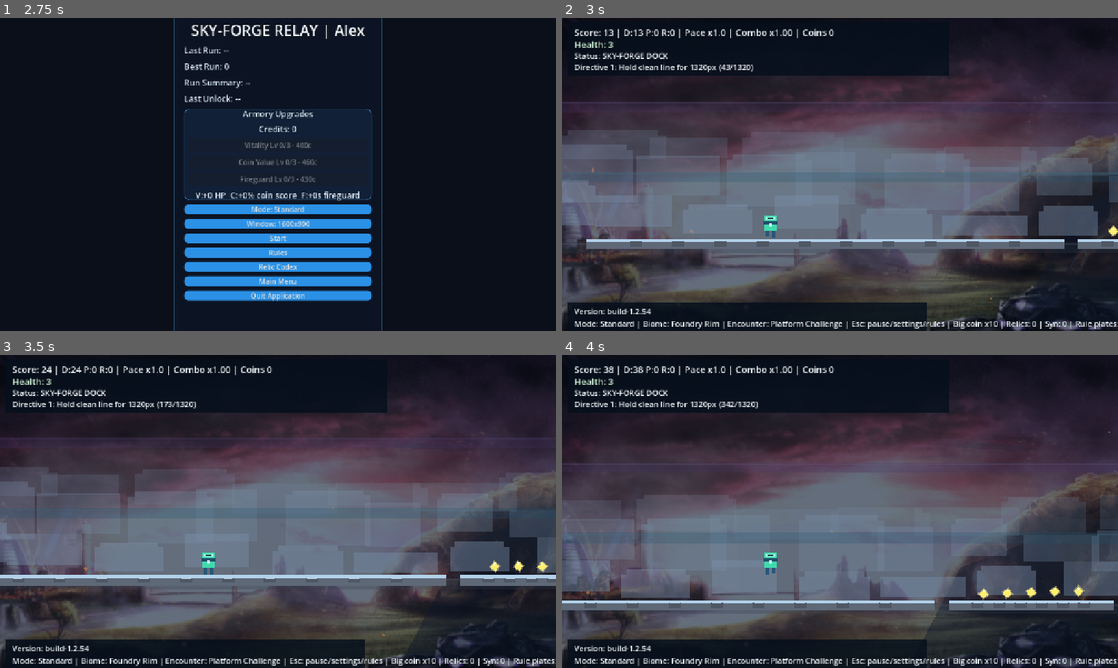
Above: before the commit, frames 1-4 (two rows, left to right).
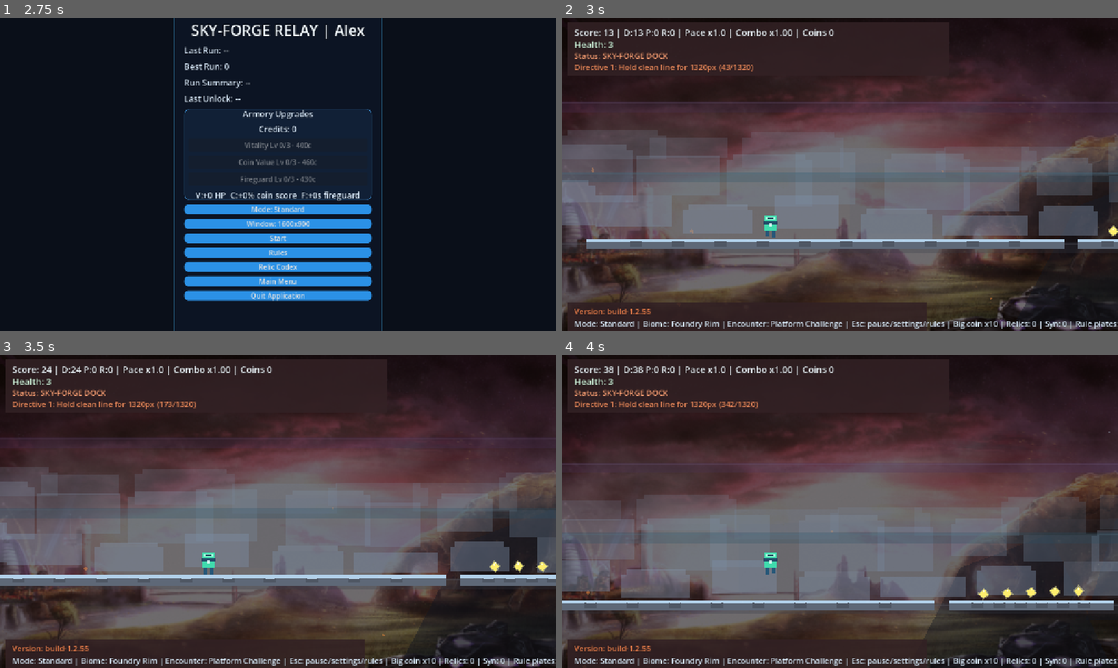
Above: after the commit, the same moments.

Repository: DKE-DEV-33/Endless-Runner-Redux
Game: Godot game, scene res://scenes/Splash.tscn
Two runs of this game, one before a commit and one after it. Both use one fixed random seed, a clock stepped at 60 frames per second and the inputs below.
Inputs (mouse positions are in pixels of both pictures, inside the frame that each line leads up to):
- Up to frame 1 (2.75 s): click "New Game" at 0.5 s; click (278, 146) at 1.27 s; type "Alex" at 1.35 s; click "Create + Start" at 2 s
- Up to frame 2 (3 s): click "Start" at 2.75 s
- Up to frame 3 (3.5 s): no input
- Up to frame 4 (4 s): tap Enter at 3.5 s; hold Right (ui_right) from 3.53 s (still down); tap Space (jump) at 3.77 s

Frame 1 is identical in both runs. In frame 2, 16% of the frame differs, in the area x 1-70%, y 1-100%; in frame 3, 16%; in frame 4, 16%.

Commit message:
Add biome transition card and UI accent themes

Diff:
--- a/scenes/Main.tscn
+++ b/scenes/Main.tscn
@@ -178,6 +178,61 @@
 mouse_filter = 2
 color = Color(1, 0.8, 0.38, 0.0)
 
+[node name="BiomeTransitionShade" type="ColorRect" parent="CanvasLayer"]
+visible = false
+anchors_preset = 15
+anchor_right = 1.0
+anchor_bottom = 1.0
+grow_horizontal = 2
+grow_vertical = 2
+mouse_filter = 2
+color = Color(0.01, 0.02, 0.05, 0.0)
+
+[node name="BiomeTransitionPanel" type="Panel" parent="CanvasLayer"]
+visible = false
+anchors_preset = 8
+anchor_left = 0.5
+anchor_top = 0.5
+anchor_right = 0.5
+anchor_bottom = 0.5
+offset_left = -320.0
+offset_top = -110.0
+offset_right = 320.0
+offset_bottom = 110.0
+grow_horizontal = 2
+grow_vertical = 2
+theme_override_styles/panel = SubResource("4")
+
+[node name="VBox" type="VBoxContainer" parent="CanvasLayer/BiomeTransitionPanel"]
+anchors_preset = 15
+anchor_right = 1.0
+anchor_bottom = 1.0
+offset_left = 24.0
+offset_top = 22.0
+offset_right = -24.0
+offset_bottom = -22.0
+grow_horizontal = 2
+grow_vertical = 2
+theme_override_constants/separation = 8
+
+[node name="AccentBar" type="ColorRect" parent="CanvasLayer/BiomeTransitionPanel/VBox"]
+layout_mode = 2
+custom_minimum_size = Vector2(0, 8)
+color = Color(0.31, 0.75, 1, 0.95)
+
+[node name="TitleLabel" type="Label" parent="CanvasLayer/BiomeTransitionPanel/VBox"]
+layout_mode = 2
+text = "FOUNDRY RIM"
+horizontal_alignment = 1
+label_settings = SubResource("2")
+
+[node name="SubtitleLabel" type="Label" parent="CanvasLayer/BiomeTransitionPanel/VBox"]
+layout_mode = 2
+text = "Ember-fed scaffolds and iron silhouettes"
+horizontal_alignment = 1
+autowrap_mode = 2
+label_settings = SubResource("3")
+
 [node name="PauseLayer" type="CanvasLayer" parent="."]
 
 [node name="PauseBackdrop" type="ColorRect" parent="PauseLayer"]
--- a/scripts/main.gd
+++ b/scripts/main.gd
@@ -1,5 +1,5 @@
 extends Node2D
-const BUILD_VERSION: String = "build-1.2.54"
+const BUILD_VERSION: String = "build-1.2.55"
 
 const PLATFORM_THICKNESS: float = 24.0
 const PLAYER_AHEAD_SPAWN: float = 1650.0
@@ -30,10 +30,13 @@
 const RELIC_DRAFT_SAFE_Y_DELTA: float = 170.0
 const RELIC_DRAFT_STABLE_SECONDS: float = 0.28
 const BIOME_THEME_COLORS: Array[Color] = [
-	Color(0.04, 0.07, 0.12), # Foundry Rim (cool steel blue)
-	Color(0.05, 0.16, 0.20), # Rift Span (teal-cyan)
-	Color(0.17, 0.07, 0.08), # Ember Vault (red-ember)
+	Color(0.10, 0.05, 0.03), # Foundry Rim
+	Color(0.03, 0.10, 0.14), # Rift Span
+	Color(0.15, 0.04, 0.08), # Ember Vault
 ]
+const BIOME_TRANSITION_SHADE_ALPHA: float = 0.52
+const BIOME_TRANSITION_PANEL_HOLD: float = 1.55
+const BIOME_TRANSITION_FADE: float = 0.34
 const RELIC_LIBRARY: Dictionary = {
 	"aegis_shard": {"name": "Aegis Shard", "effect": "Gain a shield charge now.", "rarity": "common", "weight": 1.00},
 	"vitality_cell": {"name": "Vitality Cell", "effect": "Restore 1 health immediately.", "rarity": "common", "weight": 1.00},
@@ -126,9 +129,30 @@
 	Color(0.09, 0.06, 0.13), # Rift violet
 ]
 const BIOMES: Array[Dictionary] = [
-	{"name": "Foundry Rim", "hazard_mult": 0.95, "coin_bonus": 1},
-	{"name": "Rift Span", "hazard_mult": 1.18, "coin_bonus": 0},
-	{"name": "Ember Vault", "hazard_mult": 1.06, "coin_bonus": 2},
+	{
+		"name": "Foundry Rim",
+		"tagline": "Ember-fed scaffolds and iron silhouettes",
+		"hazard_mult": 0.95,
+		"coin_bonus": 1,
+		"accent": Color(1.0, 0.47, 0.23),
+		"accent_soft": Color(0.67, 0.23, 0.14),
+	},
+	{
+		"name": "Rift Span",
+		"tagline": "Signal fog, scanlight, and fractured rails",
+		"hazard_mult": 1.18,
+		"coin_bonus": 0,
+		"accent": Color(0.22, 0.82, 1.0),
+		"accent_soft": Color(0.08, 0.36, 0.52),
+	},
+	{
+		"name": "Ember Vault",
+		"tagline": "Cathedral heat and crimson pressure",
+		"hazard_mult": 1.06,
+		"coin_bonus": 2,
+		"accent": Color(1.0, 0.28, 0.50),
+		"accent_soft": Color(0.48, 0.12, 0.24),
+	},
 ]
 const GAMEPLAY_MUSIC_PATH: String = "res://assets/audio/gameplay_music.mp3"
 
@@ -145,6 +169,14 @@
 @onready var legend_label: Label = $CanvasLayer/LegendLabel
 @onready var version_label: Label = $CanvasLayer/VersionLabel
 @onready var relic_flash: ColorRect = $CanvasLayer/RelicFlash
+@onready var hud_top_card: ColorRect = $CanvasLayer/HUDTopCard
+@onready var hud_bottom_card: ColorRect = $CanvasLayer/HUDBottomCard
+@onready var legend_card: ColorRect = $CanvasLayer/LegendCard
+@onready var biome_transition_shade: ColorRect = $CanvasLayer/BiomeTransitionShade
+@onready var biome_transition_panel: Panel = $CanvasLayer/BiomeTransitionPanel
+@onready var biome_transition_accent_bar: ColorRect = $CanvasLayer/BiomeTransitionPanel/VBox/AccentBar
+@onready var biome_transition_title_label: Label = $CanvasLayer/BiomeTransitionPanel/VBox/TitleLabel
+@onready var biome_transition_subtitle_label: Label = $CanvasLayer/BiomeTransitionPanel/VBox/SubtitleLabel
 @onready var pause_layer: CanvasLayer = $PauseLayer
 @onready var pause_backdrop: ColorRect = $PauseLayer/PauseBackdrop
 @onready var pause_panel: Panel = $PauseLayer/PausePanel
@@ -268,6 +300,11 @@
 var atmosphere_smog: Array[Dictionary] = []
 var segments_since_drop_through: int = 0
 var lane_guides: Array[Dictionary] = []
+var pause_panel_style_base: StyleBoxFlat
+var pause_button_style_normal_base: StyleBoxFlat
+var pause_button_style_hover_base: StyleBoxFlat
+var pause_button_style_pressed_base: StyleBoxFlat
+var biome_transition_tween: Tween
 
 func _ready() -> void:
 	_setup_run_mode_and_seed()
@@ -289,8 +326,10 @@
 	_init_encounter_director()
 	_prewarm_post_bootstrap_route()
 	next_rift_at = rng.randf_range(RIFT_MIN_SECONDS, RIFT_MAX_SECONDS)
+	_cache_ui_theme_bases()
 	_apply_biome_for_section(0, false)
 	_apply_section_theme(0)
+	_apply_biome_ui_theme(false)
 	score_label.text = "Score: 0"
 	_refresh_health_label()
 	status_label.text = "Status: SKY-FORGE DOCK"
@@ -1760,6 +1799,7 @@
 	current_biome_index = next_idx
 	_update_biome_music()
 	if changed and announce:
+		_show_biome_transition_card()
 		_set_info_notice("Entering %s" % _current_biome().get("name", "Sky-Forge"), 3.0)
 
 func _current_biome() -> Dictionary:
@@ -1809,6 +1849,121 @@
 	_tint_atmosphere_decor(theme_color)
 	_tint_parallax_layers(theme_color)
 	_tint_lane_guides(theme_color)
+	_apply_biome_ui_theme()
+
+func _biome_accent_color() -> Color:
+	return Color(_current_biome().get("accent", Color(0.31, 0.75, 1.0)))
+
+func _biome_soft_color() -> Color:
+	return Color(_current_biome().get("accent_soft", Color(0.10, 0.24, 0.38)))
+
+func _cache_ui_theme_bases() -> void:
+	if pause_panel_style_base == null:
+		pause_panel_style_base = (pause_panel.get_theme_stylebox("panel").duplicate() as StyleBoxFlat)
+	if pause_button_style_normal_base == null:
+		pause_button_style_normal_base = (resume_button.get_theme_stylebox("normal").duplicate() as StyleBoxFlat)
+	if pause_button_style_hover_base == null:
+		pause_button_style_hover_base = (resume_button.get_theme_stylebox("hover").duplicate() as StyleBoxFlat)
+	if pause_button_style_pressed_base == null:
+		pause_button_style_pressed_base = (resume_button.get_theme_stylebox("pressed").duplicate() as StyleBoxFlat)
+
+func _apply_biome_ui_theme(animate_transition_card: bool = true) -> void:
+	var accent: Color = _biome_accent_color()
+	var accent_soft: Color = _biome_soft_color()
+	hud_top_card.color = Color(
+		clampf(0.05 + accent_soft.r * 0.22, 0.0, 1.0),
+		clampf(0.07 + accent_soft.g * 0.26, 0.0, 1.0),
+		clampf(0.10 + accent_soft.b * 0.30, 0.0, 1.0),
+		0.86
+	)
+	hud_bottom_card.color = hud_top_card.color
+	legend_card.color = hud_top_card.color.darkened(0.04)
+	score_label.modulate = Color(1.0, 1.0, 1.0, 1.0)
+	health_label.modulate = Color(1.0, 1.0, 1.0, 1.0)
+	status_label.modulate = accent.lightened(0.28)
+	mission_label.modulate = accent.lightened(0.18)
+	info_label.modulate = Color(0.92, 0.96, 1.0, 1.0)
+	legend_label.modulate = Color(0.92, 0.96, 1.0, 1.0)
+	version_label.modulate = accent.lightened(0.10)
+	relic_flash.color = accent.lightened(0.18)
+
+	if pause_panel_style_base != null:
+		var pause_style: StyleBoxFlat = pause_panel_style_base.duplicate()
+		pause_style.bg_color = Color(
+			clampf(0.05 + accent_soft.r * 0.22, 0.0, 1.0),
+			clampf(0.07 + accent_soft.g * 0.24, 0.0, 1.0),
+			clampf(0.11 + accent_soft.b * 0.26, 0.0, 1.0),
+			0.96
+		)
+		pause_style.border_color = accent.lightened(0.18)
+		pause_panel.add_theme_stylebox_override("panel", pause_style)
+
+	_apply_pause_button_style(pause_window_size_button, accent, accent_soft)
+	_apply_pause_button_style(pause_rules_button, accent, accent_soft)
+	_apply_pause_button_style(resume_button, accent, accent_soft)
+	_apply_pause_button_style(restart_button, accent, accent_soft)
+	_apply_pause_button_style(menu_button, accent, accent_soft)
+	_apply_pause_button_style(pause_rules_close_button, accent, accent_soft)
+	_apply_transition_card_style(accent, accent_soft)
+	if not animate_transition_card:
+		biome_transition_panel.modulate = Color(1.0, 1.0, 1.0, 0.0)
+		biome_transition_shade.color.a = 0.0
+
+func _apply_pause_button_style(button: Button, accent: Color, accent_soft: Color) -> void:
+	if pause_button_style_normal_base == null or pause_button_style_hover_base == null or pause_button_style_pressed_base == null:
+		return
+	var normal_style: StyleBoxFlat = pause_button_style_normal_base.duplicate()
+	normal_style.bg_color = accent
+	button.add_theme_stylebox_override("normal", normal_style)
+
+	var hover_style: StyleBoxFlat = pause_button_style_hover_base.duplicate()
+	hover_style.bg_color = accent.lightened(0.12)
+	button.add_theme_stylebox_override("hover", hover_style)
+
+	var pressed_style: StyleBoxFlat = pause_button_style_pressed_base.duplicate()
+	pressed_style.bg_color = accent_soft.lightened(0.14)
+	button.add_theme_stylebox_override("pressed", pressed_style)
+
+func _apply_transition_card_style(accent: Color, accent_soft: Color) -> void:
+	biome_transition_accent_bar.color = accent
+	var style: StyleBoxFlat = pause_panel_style_base.duplicate() if pause_panel_style_base != null else StyleBoxFlat.new()
+	style.bg_color = Color(
+		clampf(0.04 + accent_soft.r * 0.24, 0.0, 1.0),
+		clampf(0.05 + accent_soft.g * 0.26, 0.0, 1.0),
+		clampf(0.08 + accent_soft.b * 0.30, 0.0, 1.0),
+		0.97
+	)
+	style.border_color = accent.lightened(0.22)
+	biome_transition_panel.add_theme_stylebox_override("panel", style)
+
+func _show_biome_transition_card() -> void:
+	var biome_name: String = String(_current_biome().get("name", "Sky-Forge"))
+	var tagline: String = String(_current_biome().get("tagline", ""))
+	var accent: Color = _biome_accent_color()
+	biome_transition_title_label.text = biome_name.to_upper()
+	biome_transition_subtitle_label.text = tagline
+	biome_transition_accent_bar.color = accent
+	biome_transition_shade.color = Color(accent.r * 0.16, accent.g * 0.16, accent.b * 0.18, 0.0)
+	biome_transition_shade.visible = true
+	biome_transition_panel.visible = true
+	biome_transition_panel.modulate = Color(1.0, 1.0, 1.0, 0.0)
+	biome_transition_panel.scale = Vector2(0.96, 0.96)
+	if biome_transition_tween != null and biome_transition_tween.is_valid():
+		biome_transition_tween.kill()
+	biome_transition_tween = create_tween()
+	biome_transition_tween.set_parallel(true)
+	biome_transition_tween.tween_property(biome_transition_shade, "color:a", BIOME_TRANSITION_SHADE_ALPHA, BIOME_TRANSITION_FADE)
+	biome_transition_tween.tween_property(biome_transition_panel, "modulate:a", 1.0, BIOME_TRANSITION_FADE)
+	biome_transition_tween.tween_property(biome_transition_panel, "scale", Vector2.ONE, BIOME_TRANSITION_FADE)
+	biome_transition_tween.set_parallel(false)
+	biome_transition_tween.tween_interval(BIOME_TRANSITION_PANEL_HOLD)
+	biome_transition_tween.set_parallel(true)
+	biome_transition_tween.tween_property(biome_transition_shade, "color:a", 0.0, BIOME_TRANSITION_FADE)
+	biome_transition_tween.tween_property(biome_transition_panel, "modulate:a", 0.0, BIOME_TRANSITION_FADE)
+	biome_transition_tween.finished.connect(func() -> void:
+		biome_transition_shade.visible = false
+		biome_transition_panel.visible = false
+	)
 
 func _init_mission() -> void:
 	mission_completed = false
